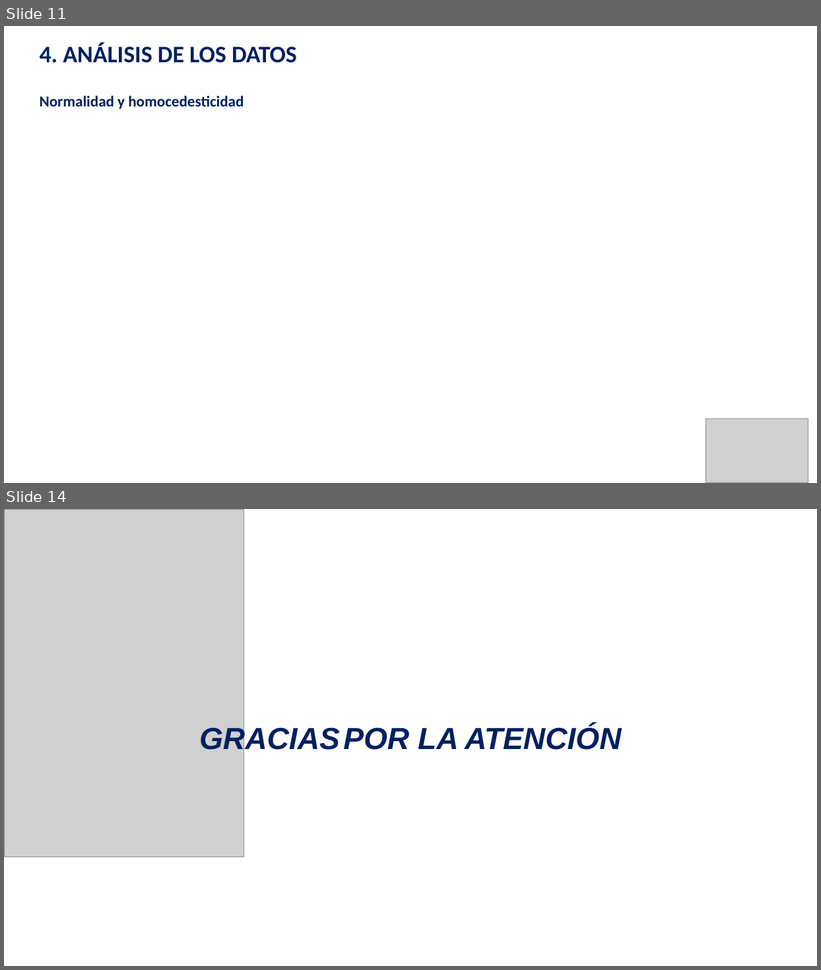
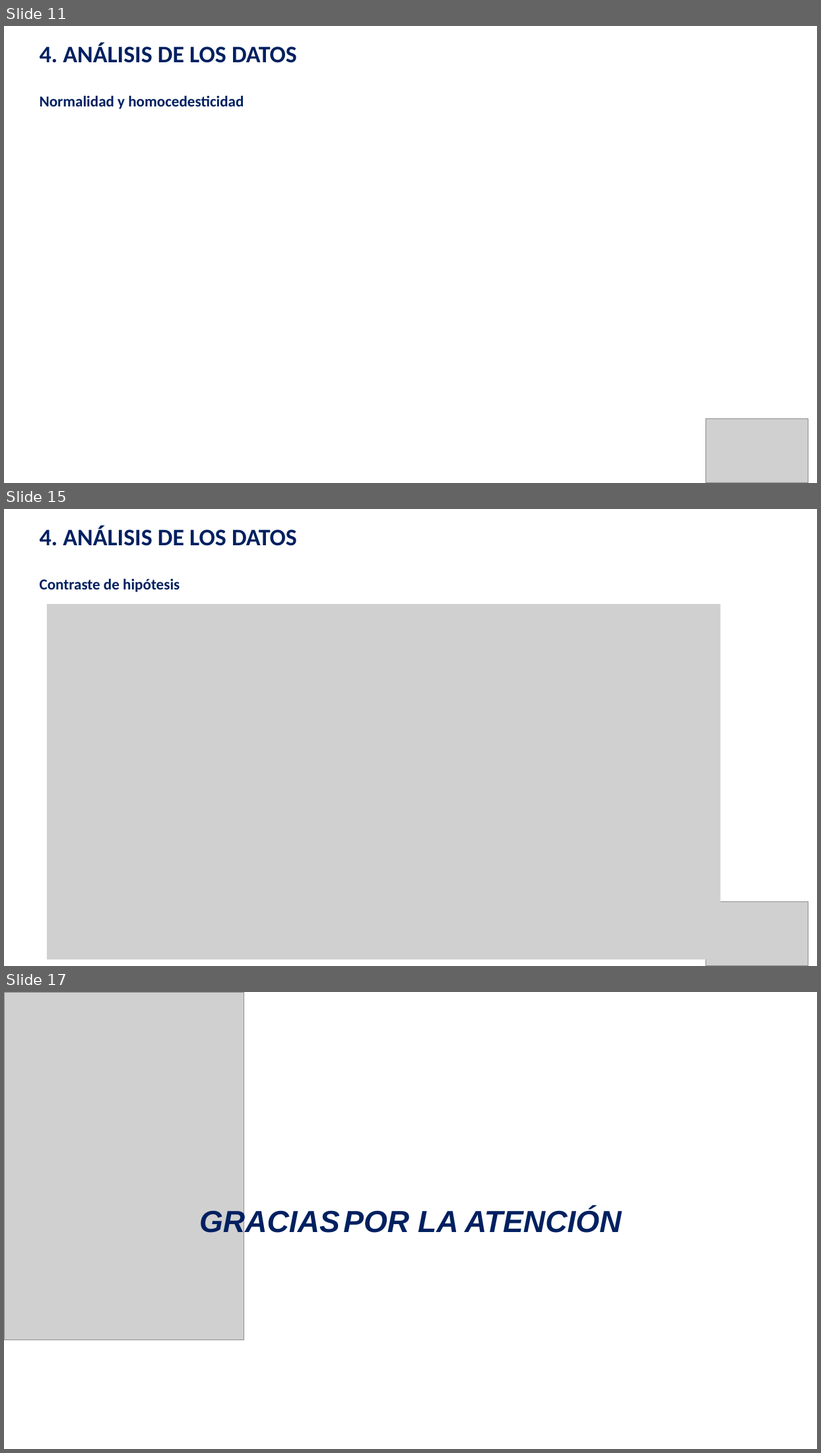
Before and after one commit to guiruha/DataCleaningUOC, a slide deck: Memoria_pres.pptx. Shown one above the other, each under a label of ours: slides 11 and 14 before the commit, slides 11, 15 and 17 after it; the slides between them are not shown. The pictures are 821x970 and 821x1453 pixels, drawn with LibreOffice and Linux fonts; fonts in the diff are those of the drawing; grey boxes stand for pictures. Boxes give left, top, right and bottom in pixels: in the first picture for what was removed or moved away, otherwise in the second. Text is boxed around its words. In the diff, an @@ line names an element or a change of style, - is before the commit and + after.

```diff
--- a/Memoria_pres.pptx
+++ b/Memoria_pres.pptx
@@ slide 15 added at [4, 509, 817, 966], background #FFFFFF @@
@@ text added at [40, 525, 297, 546], 28 pt, text #002060, bold @@
+4. ANÁLISIS DE LOS DATOS
@@ text added at [40, 578, 180, 592], 18 pt, text #002060, bold @@
+Contraste de hipótesis
@@ picture added at [47, 604, 721, 960] @@
@@ picture added at [706, 902, 809, 966] @@
@@ what was slide 14 is now slide 17 @@
```
Also in this commit, not shown: 2 slides changed, 2 other slides added, 1 other file.
